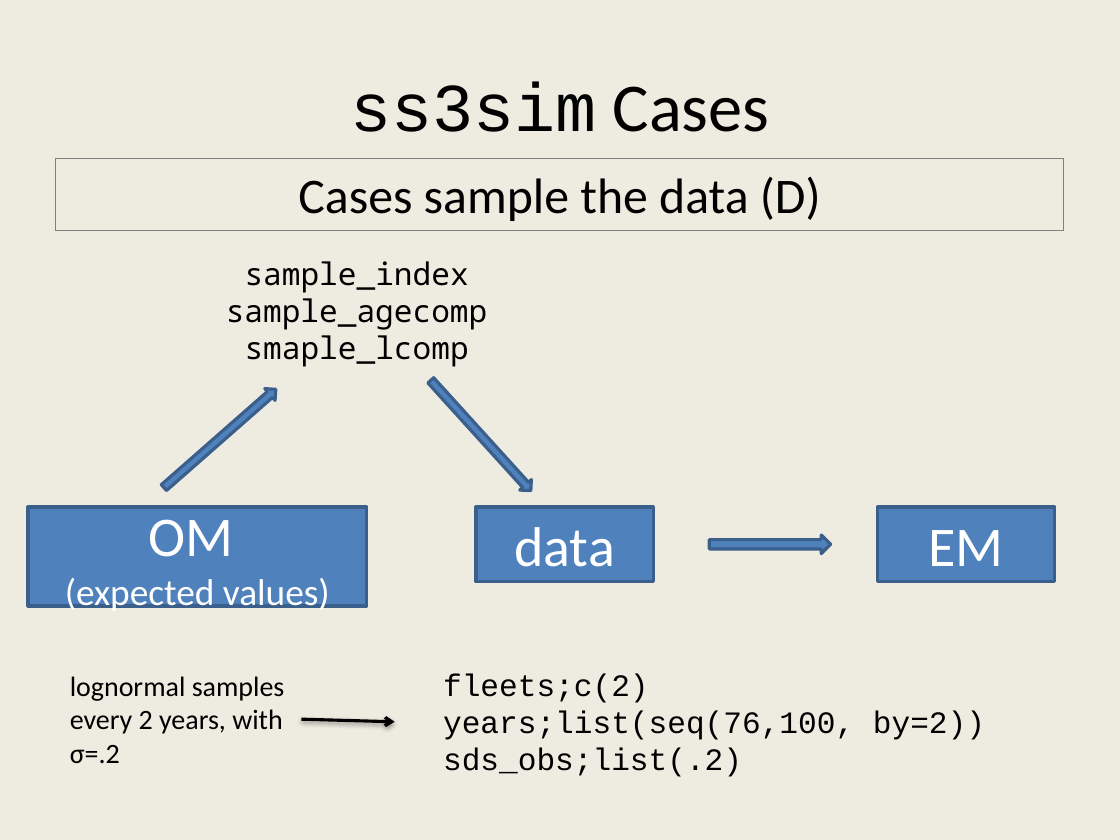
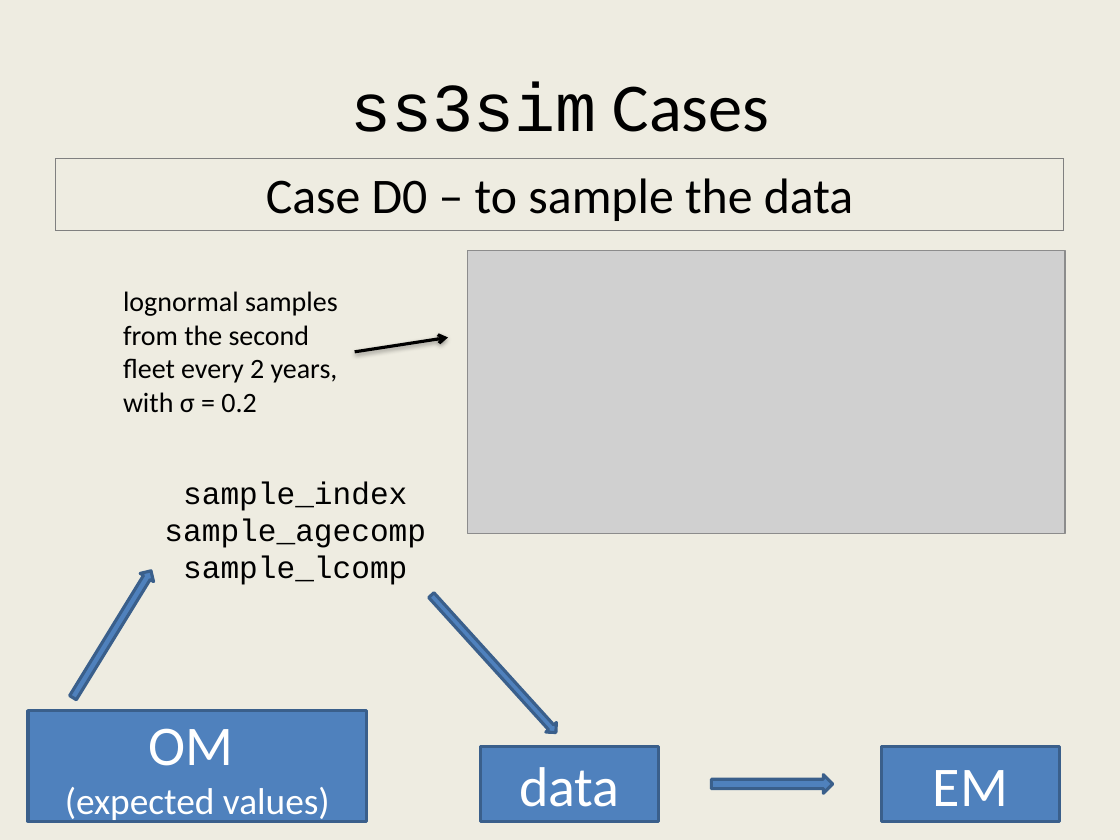
Before and after one commit to ss3sim/workshop, a slide deck: slide 12 of ss3sim_workshop.pptx (slide 8 before the commit). Drawn at 1120x840 pixels with LibreOffice and Linux fonts; fonts in the diff are those of the drawing; grey boxes stand for pictures. Boxes give left, top, right and bottom in pixels: in the first picture for what was removed or moved away, otherwise in the second. Text is boxed around its words. In the diff, an @@ line names an element or a change of style, - is before the commit and + after.

```diff
--- a/ss3sim_workshop.pptx
+++ b/ss3sim_workshop.pptx
@@ text in rectangle at [266, 178, 853, 221]: text changed @@
-Cases sample the data (D)
+Case D0 – to sample the data
@@ picture added at [468, 251, 1065, 534] @@
@@ text at [123, 291, 338, 412]: text changed @@
-lognormal samples every 2 years, with σ=.2
+lognormal samples from the second fleet every 2 years, with σ = 0.2
@@ arrow moved from (301, 719) - (394, 721) to (355, 352) - (448, 337) @@
@@ text "sample_index": place and size @@
-text "sample_index" at [226, 261, 488, 367]
+text "sample_index" at [164, 481, 426, 585]
@@ text at [164, 481, 426, 548]: font Noto Sans Mono to Courier New in "sample_index", "sample_agecomp" @@
@@ right arrow at [66, 566, 157, 701]: rotation 318 to 301 degrees @@
@@ text at [183, 556, 407, 585]: text changed; font Noto Sans Mono to Courier New @@
-smaple_lcomp
+sample_lcomp
@@ right arrow: place and size @@
-right arrow at [425, 375, 537, 496]
+right arrow at [426, 590, 562, 737]
@@ text removed at [443, 673, 985, 777] @@
-fleets;c(2)
-years;list(seq(76,100, by=2))
-sds_obs;list(.2)
@@ rectangle "OM": place and size @@
-rectangle "OM" at [28, 507, 366, 606]
+rectangle "OM" at [28, 711, 366, 822]
@@ rectangle "data": place and size @@
-rectangle "data" at [476, 507, 653, 582]
+rectangle "data" at [480, 747, 657, 822]
@@ rectangle "EM": place and size @@
-rectangle "EM" at [877, 507, 1054, 582]
+rectangle "EM" at [881, 747, 1058, 822]
@@ right arrow: place and size @@
-right arrow at [709, 535, 830, 554]
+right arrow at [711, 775, 832, 794]
```
Also in this commit, not shown: 13 other slides changed, 5 slides added, 1 slide removed, 4 other files.
